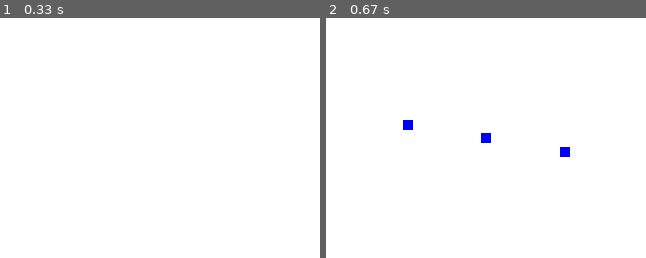
Above: before the commit, frames 1-2 (left to right).
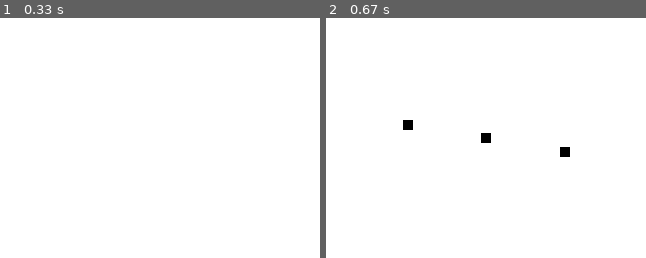
Above: after the commit, the same moments.

Repository: EatSumRice/BuffBobasDancingDrone
Game: pygame game, started from drawInput.py
Two runs of this game, one before a commit and one after it. Both use one fixed random seed, a clock stepped at 60 frames per second and the inputs below.
Inputs (mouse positions are % of the whole screen's width and height, from its top left):
- Up to frame 1 (0.33 s): no input
- Up to frame 2 (0.67 s): press the mouse at (50, 56) at 0.37 s; move the mouse to (38, 54) at 0.47 s; release the mouse at (26, 51) at 0.6 s
The pictures show only the part of the screen within x 14-64%, y 30-80%; the shares and areas given below are measured in that part.

Frame 1 is identical in both runs. In frame 2, 0.4% of the frame differs, in the area x 24-77%, y 42-58%.

Commit message:
creating nn test files  commit 8

Diff:
--- a/controlCenter.py
+++ b/controlCenter.py
@@ -12,9 +12,9 @@
     def __init__(self, m):
         self.moves = m
         self.movesList = []
-        self.drone = Tello()
-        self.drone.connect()
-        print(self.drone.get_battery())
+        # self.drone = Tello()
+        # self.drone.connect()
+        # print(self.drone.get_battery())
 
     def getMoves(self):
         for i in range(self.moves):
@@ -33,7 +33,7 @@
         self.drone.land()
 
 
-cc = ControlCenter(4)
+cc = ControlCenter(1)
 cc.getMoves()
 cc.printMoves()
-cc.performMoves()
+# cc.performMoves()
--- a/drawInput.py
+++ b/drawInput.py
@@ -15,6 +15,7 @@
         clickedlist = []
         white_color = pygame.Color(255, 255, 255)
         blue_color = pygame.Color(0, 0, 255)
+        black_color = pygame.Color(0, 0, 0)
         screen.fill(white_color)
         loop = True
         while(loop):
@@ -26,7 +27,7 @@
                     try:
                         pos = pygame.mouse.get_pos()
                         clickedlist.append(pos)
-                        pygame.draw.rect(screen, blue_color, (pos[0], pos[1], 10, 10))
+                        pygame.draw.rect(screen, black_color, (pos[0], pos[1], 10, 10))
                     except AttributeError:
                         pass
             pygame.display.update()
--- /dev/null
+++ b/shapes/circleConverter.py
@@ -0,0 +1,9 @@
+from PIL import Image
+import numpy as np
+
+im = Image.open('a.png')
+
+pixels = list(im.getdata())
+width, height = im.size
+pixels = [pixels[i * width:(i + 1) * width] for i in xrange(height)]
+np.savetxt("pixel_data.txt", pixels, delimiter=" ")
--- /dev/null
+++ b/shapes/lines/lineCompressor.py
@@ -0,0 +1,7 @@
+from PIL import Image
+
+for i in range(100):
+    img = Image.open('line{0}.jpg'.format(i))
+    new_size_ratio = .28
+    img = img.resize((int(img.size[0] * new_size_ratio), int(img.size[1] * new_size_ratio)), Image.ANTIALIAS)
+    img.save('compline{0}.jpg'.format(i))
--- /dev/null
+++ b/shapes/lines/lineCreator.py
@@ -0,0 +1,51 @@
+from re import S
+import pygame
+import sys
+import cv2
+import os
+
+class UserStrokeInput:
+    def __init__(self, number):
+        self.img = None
+        self.testimg2 = None
+        self.times = number
+    def input_image(self):
+        for i in range(self.times):
+            pygame.init()
+            screen = pygame.display.set_mode((100, 100))
+            pygame.display.set_caption("Insert Dance Move (Single Straight Line)")
+            clickedlist = []
+            white_color = pygame.Color(255, 255, 255)
+            black_color = pygame.Color(0, 0, 0)
+            screen.fill(white_color)
+            loop = True
+            while(loop):
+                pos = None
+                for event in pygame.event.get():
+                    if(event.type == pygame.QUIT):
+                        loop = False
+                    if loop == True and pygame.mouse.get_pressed()[0]:
+                        try:
+                            pos = pygame.mouse.get_pos()
+                            clickedlist.append(pos)
+                            pygame.draw.rect(screen, black_color, (pos[0], pos[1], 10, 10))
+                        except AttributeError:
+                            pass
+                    if event.type == pygame.MOUSEBUTTONUP:
+                        loop = False
+                pygame.display.update()
+                if(loop == False):
+                    pygame.image.save(screen,"line{0}.jpg".format(i))
+                    pygame.quit()
+                    break
+
+
+
+
+
+inp = UserStrokeInput()
+inp.input_image()
+
+
+# blueColor = (0, 0, 255)
+# pygame.display.update() #call everytime
Not shown, changed: README.md
Binary file added: shapes/circles/drawing(1).png
Binary file added: shapes/circles/drawing(10).png
Binary file added: shapes/circles/drawing(100).png
Binary file added: shapes/circles/drawing(11).png
Binary file added: shapes/circles/drawing(12).png
Binary file added: shapes/circles/drawing(13).png
Binary file added: shapes/circles/drawing(14).png
Binary file added: shapes/circles/drawing(15).png
Binary file added: shapes/circles/drawing(16).png
Binary file added: shapes/circles/drawing(17).png
Binary file added: shapes/circles/drawing(18).png
(and 289 more such lines)
